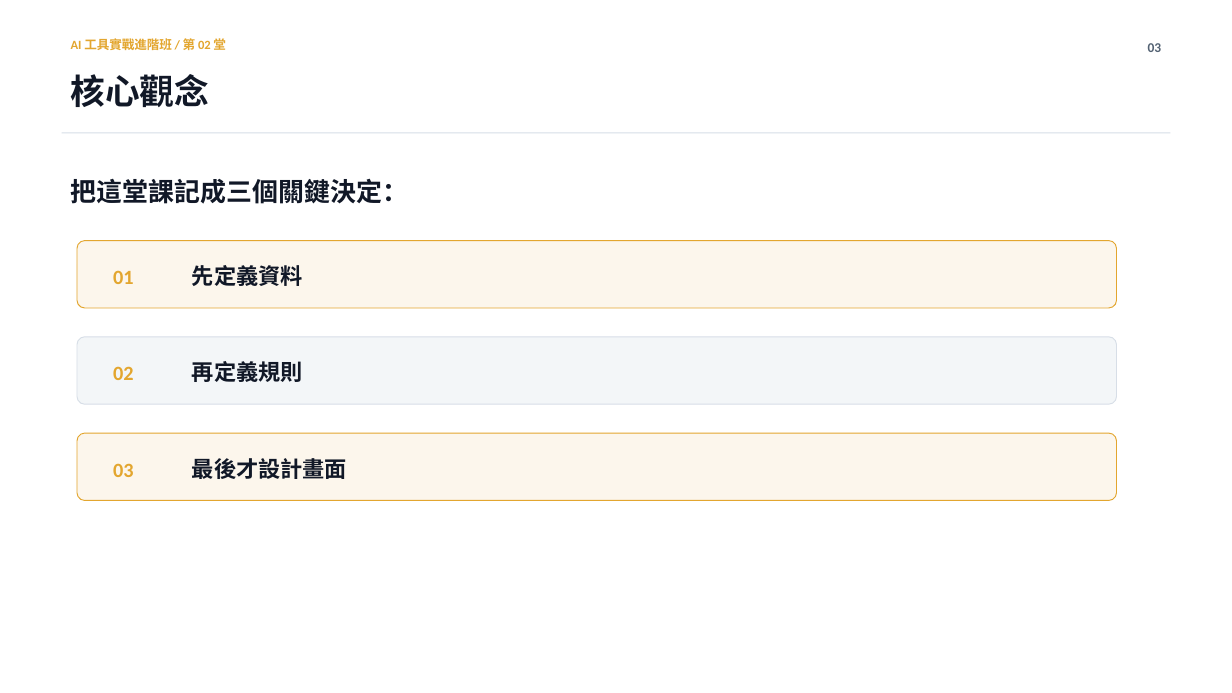
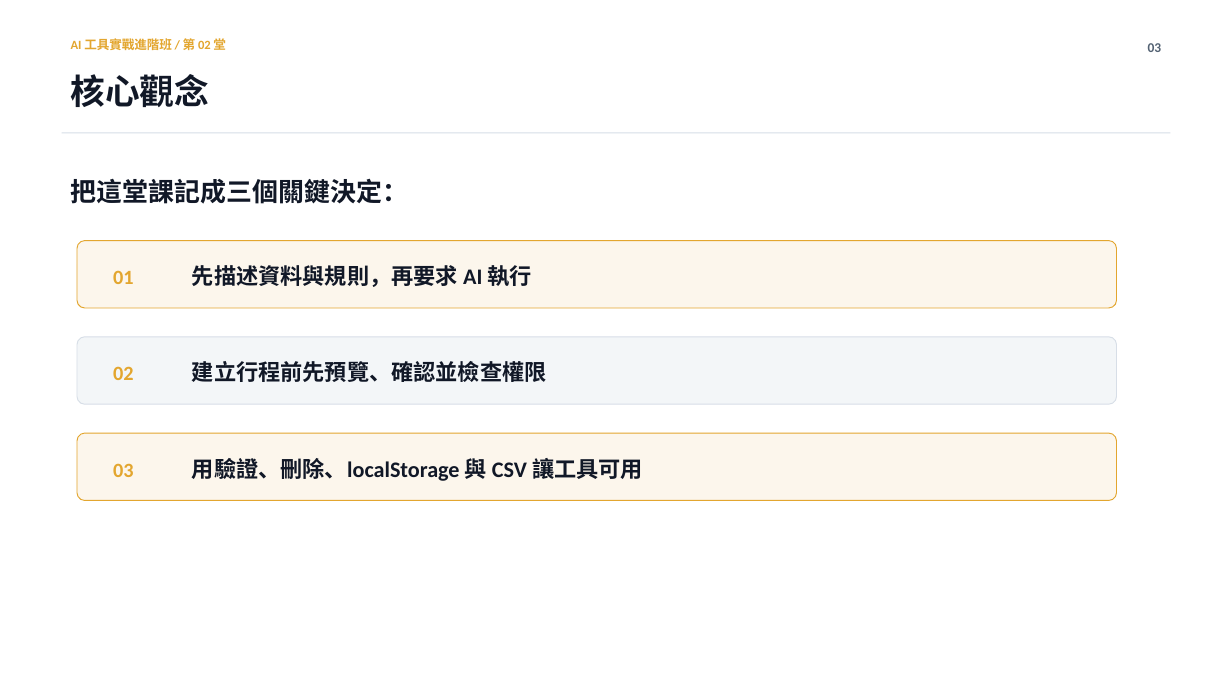
Before and after one commit to Calumai/calumai.com, a slide deck: slide 3 of class/ppt/lesson-02.pptx. Drawn at 1232x693 pixels with LibreOffice and Linux fonts; fonts in the diff are those of the drawing. Boxes give left, top, right and bottom in pixels: in the first picture for what was removed or moved away, otherwise in the second. Text is boxed around its words. In the diff, an @@ line names an element or a change of style, - is before the commit and + after.

```diff
--- a/class/ppt/lesson-02.pptx
+++ b/class/ppt/lesson-02.pptx
@@ text at <box>192,265,531,287</box>: text changed @@
-先定義資料
+先描述資料與規則，再要求 AI 執行
@@ text at <box>192,361,547,382</box>: text changed @@
-再定義規則
+建立行程前先預覽、確認並檢查權限
@@ text at <box>192,458,643,481</box>: text changed @@
-最後才設計畫面
+用驗證、刪除、localStorage 與 CSV 讓工具可用
```
Also in this commit, not shown: 5 other slides changed, 7 other files.
